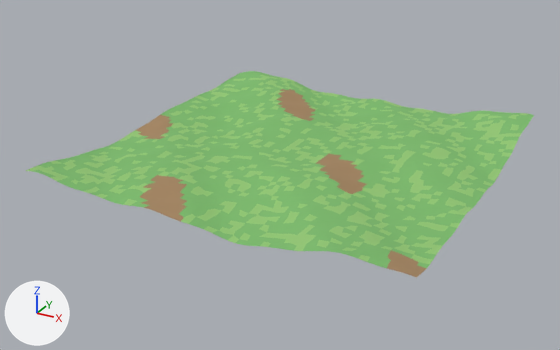
Before and after pictures for a commit that changed the Blender file assets/blender/terrain_01.blend.
One viewpoint serves both versions: a camera (50 mm lens) standing at (88.2, -172.6, 77.0) and looking at (-3.7, -5.4, -6.6). Lighting does not change. The marker at lower left points along +X, +Y and +Z. The picture after the commit comes second.

Objects in the first picture: 'terrain_01-col'.
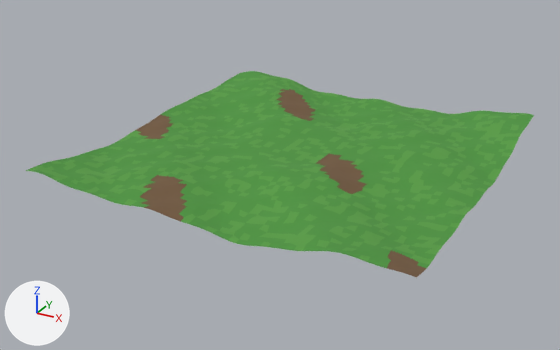
Where the change shows, as pixel boxes (x1, y1, x2, y2) in the pictures (560 x 350 px):
```json
{"object": "terrain_01-col", "change": "recoloured", "before": [26, 71, 534, 277], "after": [26, 71, 534, 277], "on screen": "darker"}
```

The change, as JSON lines over the scene's bpy script:
```json
{"op": "set", "path": "mat_herbe.base_color", "old": "(0.2, 0.5, 0.15)", "new": "(0.075, 0.3, 0.05)", "note": "green #7cbc6c -> green #4d953f"}
{"op": "set", "path": "mat_herbe_claire.base_color", "old": "(0.3, 0.58, 0.18)", "new": "(0.1, 0.34, 0.06)", "note": "green #95c876 -> green #599e45"}
{"op": "set", "path": "mat_terre.base_color", "old": "(0.38, 0.24, 0.12)", "new": "(0.17, 0.1, 0.05)", "note": "brown #a68661 -> brown #73593f"}
```
